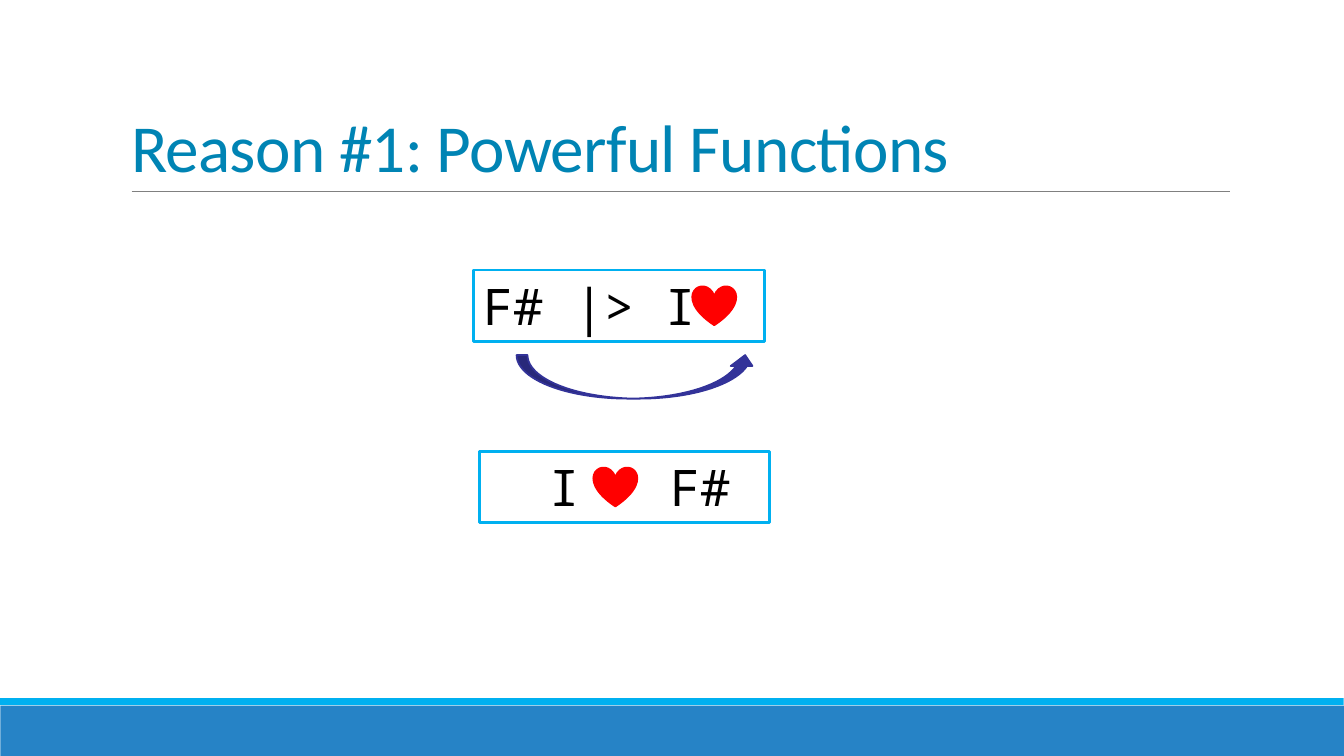
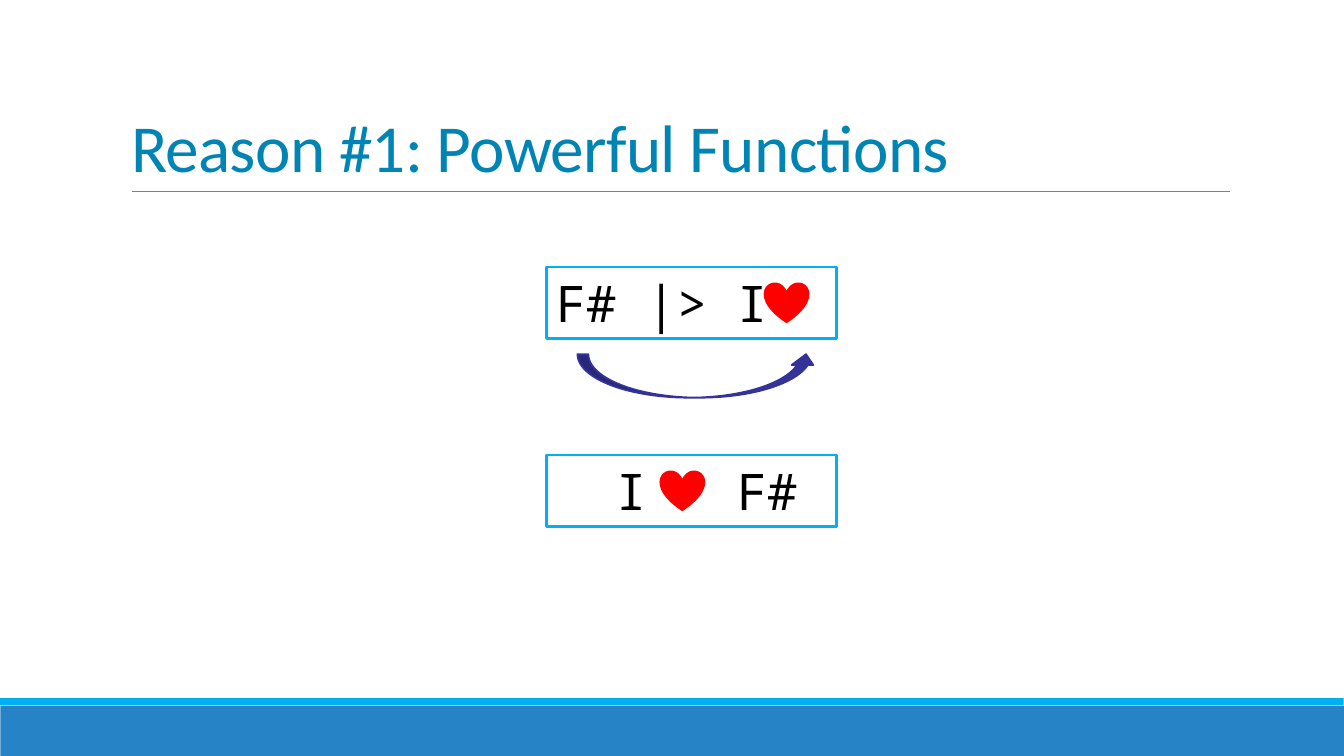
Before and after one commit to jorgef/fivereasons, a slide deck: slide 8 of FiveReasons.pptx. Drawn at 1344x756 pixels with LibreOffice and Linux fonts; fonts in the diff are those of the drawing. Boxes give left, top, right and bottom in pixels: in the first picture for what was removed or moved away, otherwise in the second. Text is boxed around its words. In the diff, an @@ line names an element or a change of style, - is before the commit and + after.

```diff
--- a/FiveReasons.pptx
+++ b/FiveReasons.pptx
@@ rectangle "F# |> I": place and size @@
-rectangle "F# |> I" at [474, 270, 764, 342]
+rectangle "F# |> I" at [546, 267, 837, 339]
@@ heart: place and size @@
-heart at [693, 286, 736, 326]
+heart at [765, 283, 809, 323]
@@ curved up arrow: place and size @@
-curved up arrow at [516, 355, 756, 398]
+curved up arrow at [578, 354, 818, 397]
@@ rectangle "I F#": place and size @@
-rectangle "I F#" at [479, 452, 769, 523]
+rectangle "I F#" at [546, 455, 837, 526]
@@ heart: place and size @@
-heart at [594, 467, 637, 506]
+heart at [660, 471, 704, 510]
```
Also in this commit, not shown: 3 other slides changed.
